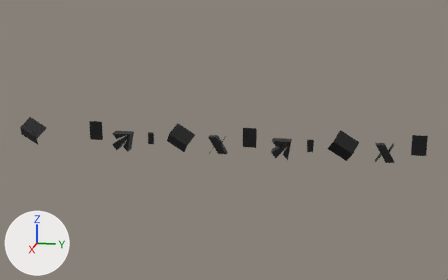
The glTF model public/models/03_motion_objects.gltf as it was, and as the next commit left it.
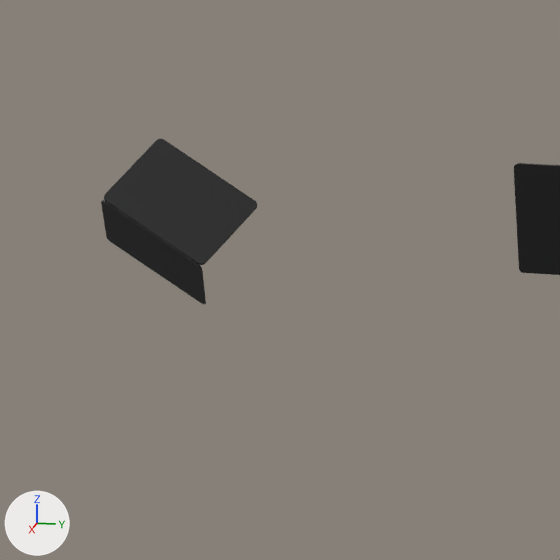
The first picture shows the older version from a 50 mm lens placed at (9.77, 2.4, 2.54), pointed at (1.04, 0.65, 0.35). The close-ups show both versions on the part from 1% to 22% of the width and 33% to 67% of the height of that picture; other places that the commit changed are outside them. Arrows for +X, +Y and +Z are at lower left; the lights stay in place. Where no turn or scale is listed for an object, it has been applied to the vertices.

Script lines for the objects in view, before the commit:
```python
me_macbook_2 = bpy.data.meshes.new('macbook.2')
me_macbook_2.from_pydata(...)  # 1252 vertices, 2496 faces; spans x -0.095..0.088, y -0.218..0.221, z -0.223..0.217
me_macbook_2.materials.append(mat_mat)  # black #000000
me_tablet = bpy.data.meshes.new('tablet')
me_tablet.from_pydata(...)  # 626 vertices, 1248 faces; spans x -0.009..0.009, y -0.102..0.102, z -0.145..0.145
me_tablet.materials.append(mat_mat)  # black #000000
ob_macbook_2 = bpy.data.objects.new('macbook.2', me_macbook_2)
ob_macbook_2.location = (1.048, -2.42, 0.341)
ob_tablet = bpy.data.objects.new('tablet', me_tablet)
ob_tablet.location = (0.964, -1.377, 0.388)
```
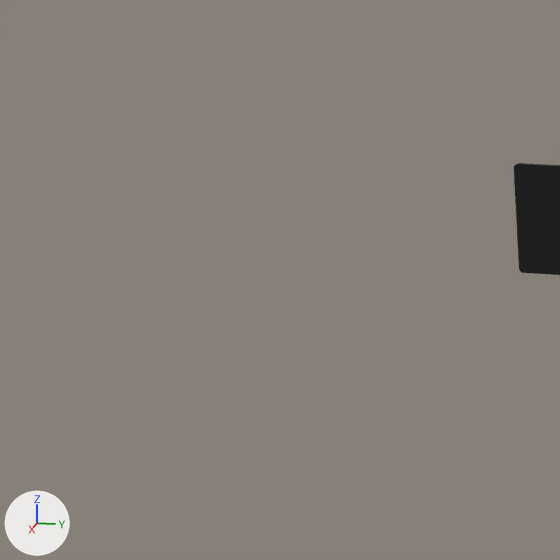
The change in detail:
Object 'macbook.2' (ob_macbook_2) moves from (1.048, -2.42, 0.341) to (1.048, -0.02, 0.341).

Location of each change, [x1, y1, x2, y2] in pixels of the close-ups (560 x 560 px):
'macbook.2', moved (not visible afterwards): before [101, 139, 257, 304]
